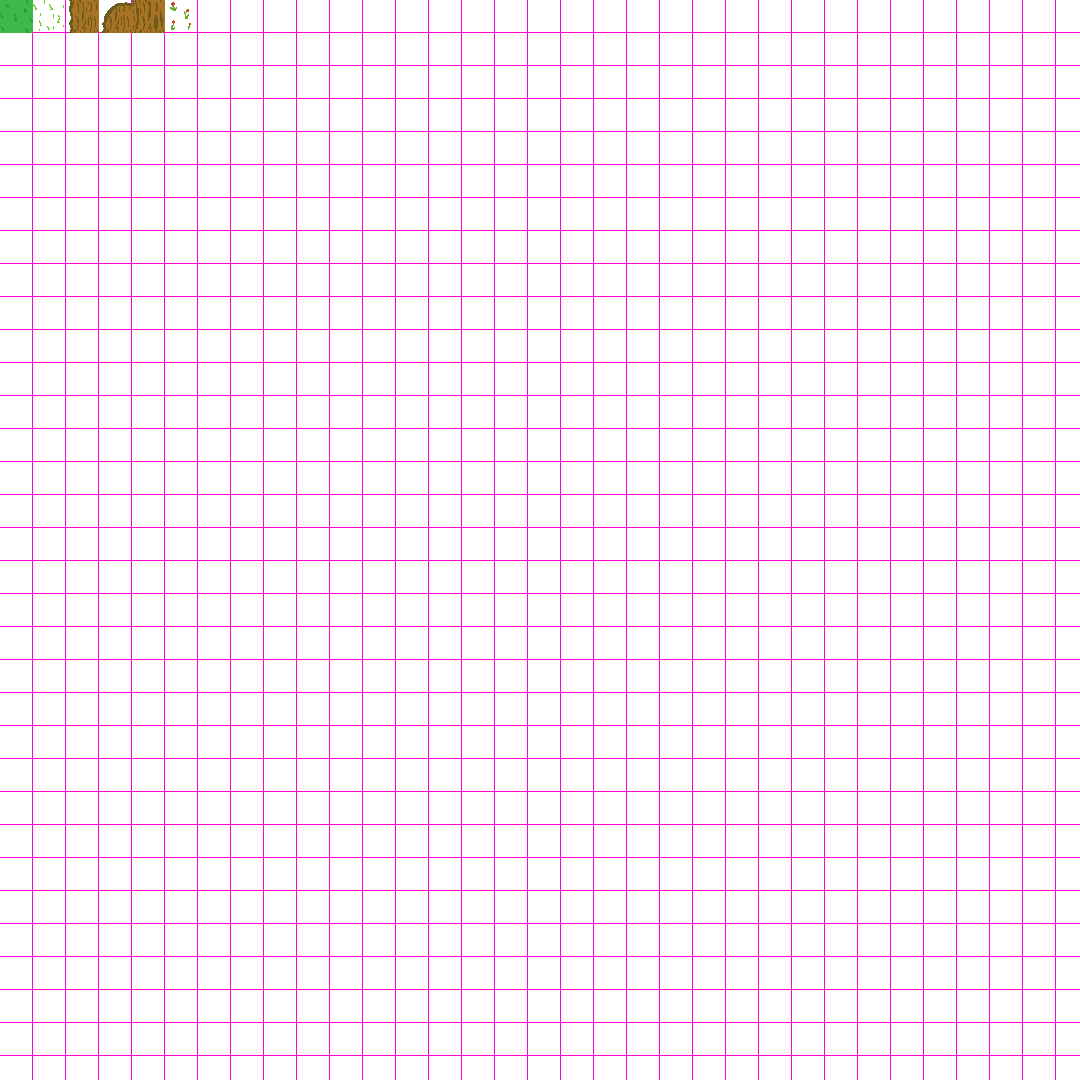
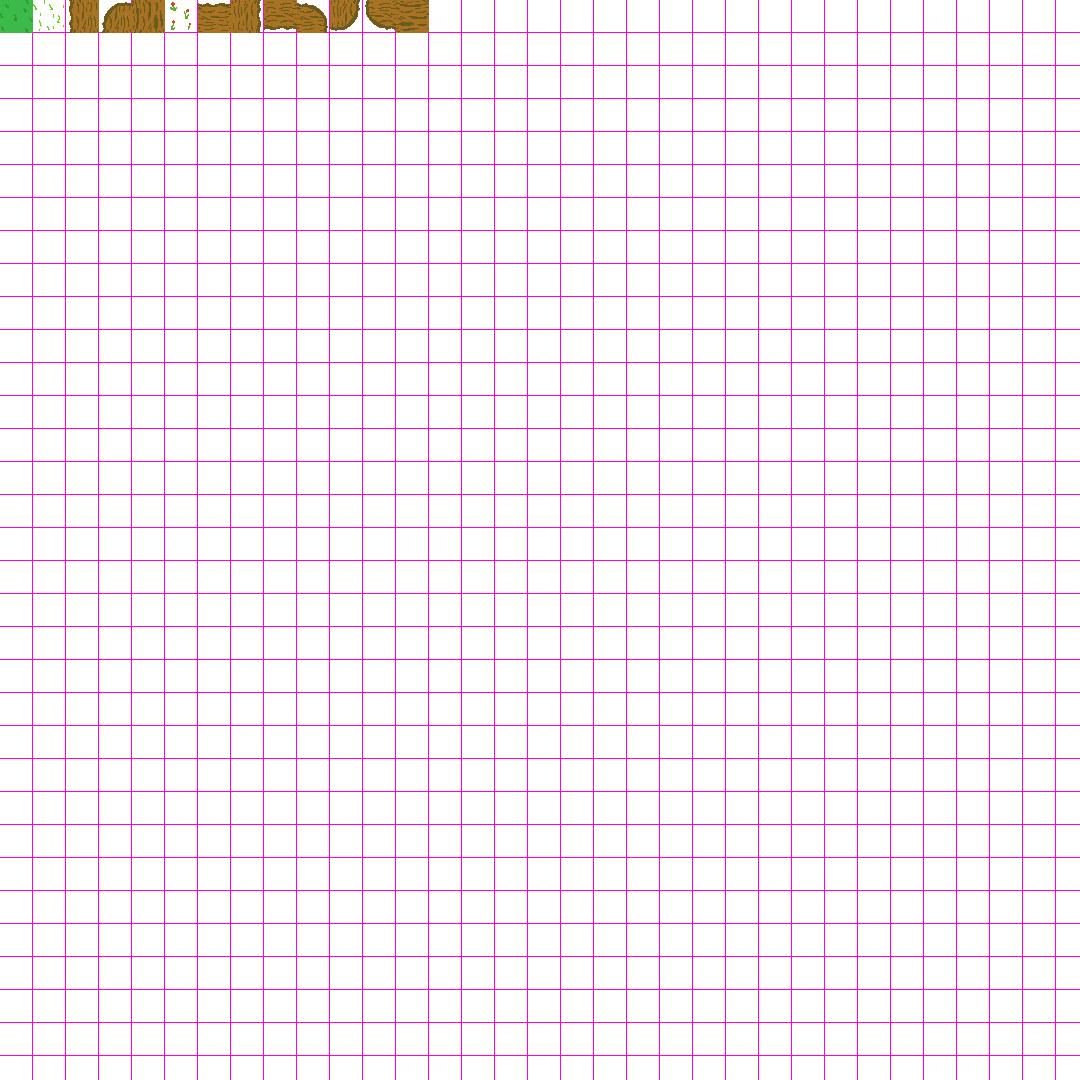
Layered file, before and after one edit (1080x1080). Changes by layer:
added group "DirtPath #1" with 2 layers in group "Path" over 198, 0, 429, 33
added layer "DirtPath #2" in group "DirtPath #1" over 396, 0, 429, 33
added group "DirtPathCorner #1" with 4 layers in group "Path" over 198, 0, 396, 33
added layer "DirtPathCorner #4" in group "DirtPathCorner #1" over 365, 0, 396, 30
added layer "DirtPathCorner #3" in group "DirtPathCorner #1" over 330, 0, 360, 31
added layer "DirtPathCorner #2" in group "DirtPathCorner #1" over 297, 3, 328, 33
added group "DirtPathBorder #1" with 4 layers in group "Path" over 198, 0, 297, 33
added layer "DirtPathBorder #4" in group "DirtPathBorder #1" over 264, 0, 297, 30
added layer "DirtPathBorder #3" in group "DirtPathBorder #1" over 231, 0, 261, 33
added layer "DirtPathBorder #2" in group "DirtPathBorder #1" over 198, 3, 231, 33
